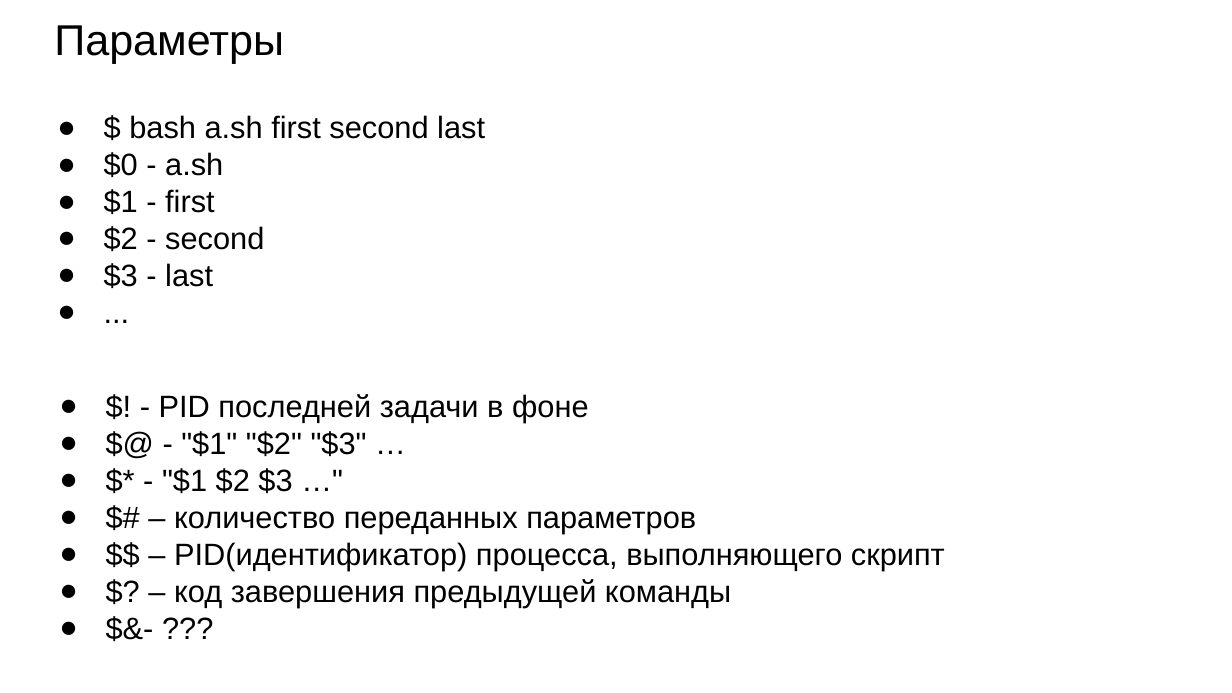
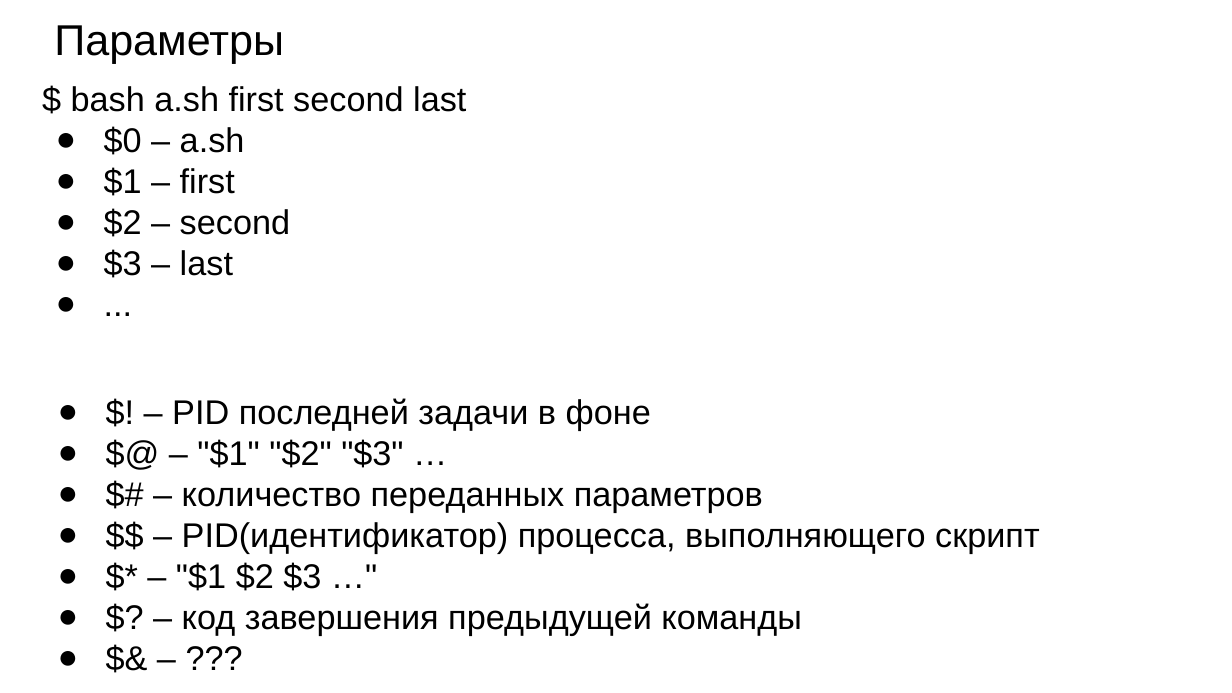
Before and after one commit to XoM9choK37/server-administration, a slide deck: slide 6 of theory/Облако/Лекции/3. bash.pptx. Drawn at 1232x693 pixels with LibreOffice and Linux fonts; fonts in the diff are those of the drawing. Boxes give left, top, right and bottom in pixels: in the first picture for what was removed or moved away, otherwise in the second. Text is boxed around its words. In the diff, an @@ line names an element or a change of style, - is before the commit and + after.

```diff
--- a/theory/Облако/Лекции/3. bash.pptx
+++ b/theory/Облако/Лекции/3. bash.pptx
@@ text "$ bash a.sh first second ...": place and size @@
-text "$ bash a.sh first second ..." at (104,115,485,288)
+text "$ bash a.sh first second ..." at (71,86,466,278)
@@ text at (71,86,466,112): size 18 to 20 pt in "$ bash a.sh first second last", "..."; bullet ● to none; indent changed @@
@@ text at (104,126,290,278): text changed; size 18 to 20 pt @@
-● $0 - a.sh
-● $1 - first
-● $2 - second
-● $3 - last
+● $0 – a.sh
+● $1 – first
+● $2 – second
+● $3 – last
@@ text at (172,398,1040,636): text changed; size 18 to 20 pt @@
-● $&- ???
+● $& – ???
@@ text at (172,398,651,468): text changed; size 18 to 20 pt @@
-● $! - PID последней задачи в фоне
-● $@ - "$1" "$2" "$3" …
-● $* - "$1 $2 $3 …"
+● $! – PID последней задачи в фоне
+● $@ – "$1" "$2" "$3" …
@@ text at (182,487,1040,636): size 18 to 20 pt in "$# – количество переданных параметров", "$$ – PID(идентификатор) процесса, выполняющего скрипт", "$? – код завершения предыдущей команды"; indent changed @@
@@ text at (176,562,321,591): paragraph added @@
+● $* – "$1 $2 $3 …"
```
Also in this commit, not shown: 13 other slides changed, 10 slides added, 1 slide removed, 32 other files.
